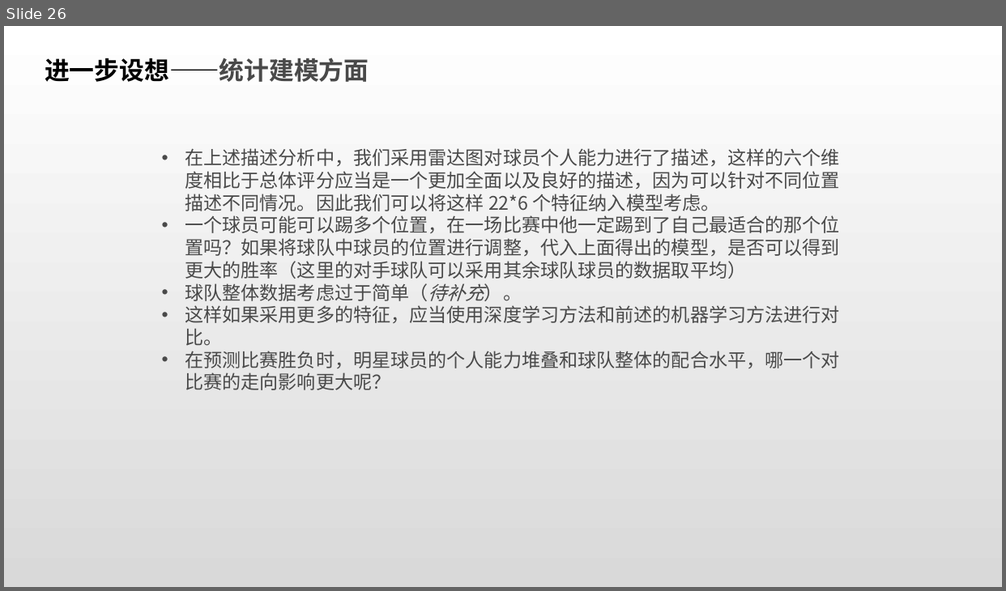
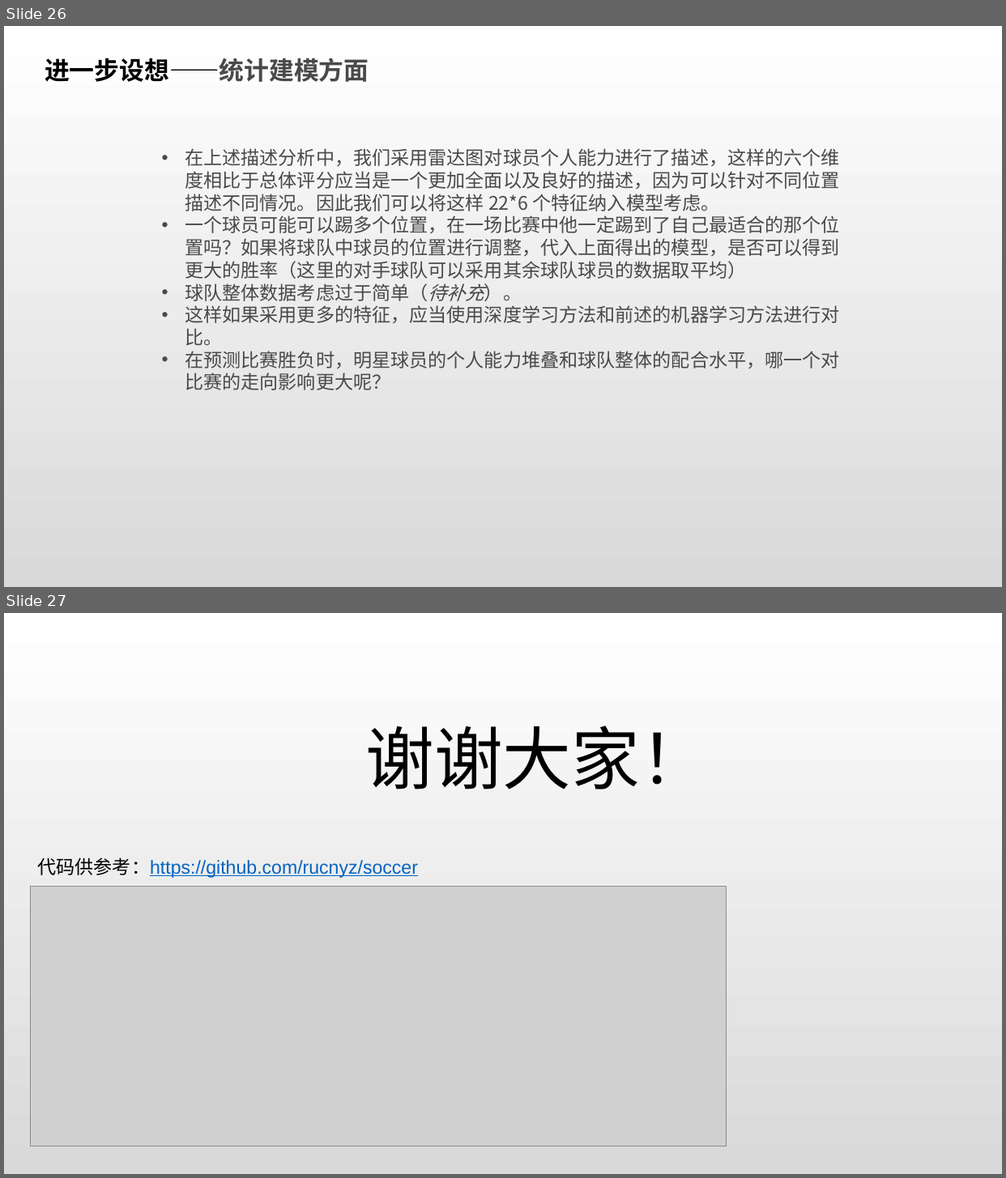
Before and after one commit to rucnyz/soccer, a slide deck: notebooks/欧洲足球展示.pptx. Shown one above the other, each under a label of ours: slide 26 before the commit, slides 26 and 27 after it. The pictures are 1006x591 and 1006x1178 pixels, drawn with LibreOffice and Linux fonts; fonts in the diff are those of the drawing; grey boxes stand for pictures. Boxes give left, top, right and bottom in pixels: in the first picture for what was removed or moved away, otherwise in the second. Text is boxed around its words. In the diff, an @@ line names an element or a change of style, - is before the commit and + after.

```diff
--- a/notebooks/欧洲足球展示.pptx
+++ b/notebooks/欧洲足球展示.pptx
@@ slide 27 added at box(4, 613, 1002, 1174), background gradient #FFFFFF to #D9D9D9 @@
@@ text added at box(366, 726, 709, 790), 66 pt, text #000000 @@
+谢谢大家！
@@ text added at box(38, 858, 419, 878), 18 pt, text #0563C1, underline @@
+代码供参考：https://github.com/rucnyz/soccer
@@ picture added at box(30, 886, 726, 1147) @@
```
Also in this commit, not shown: 7 slides changed, 6 other files.
